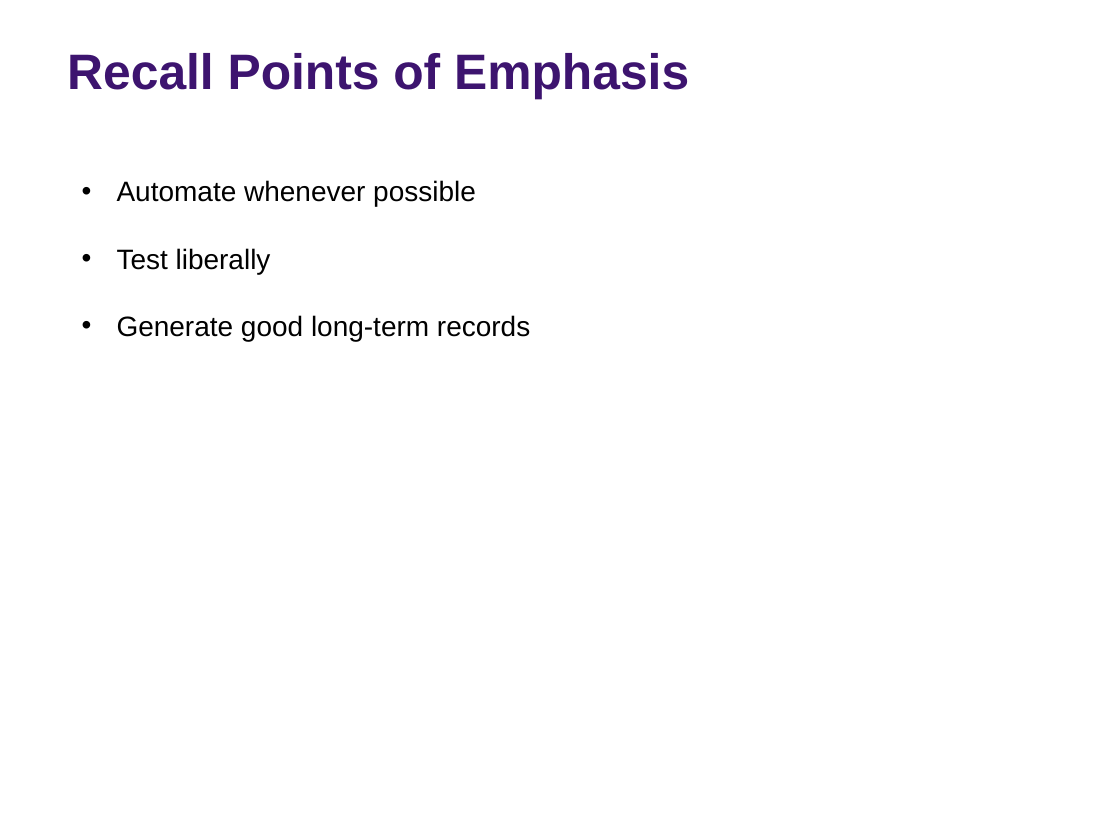
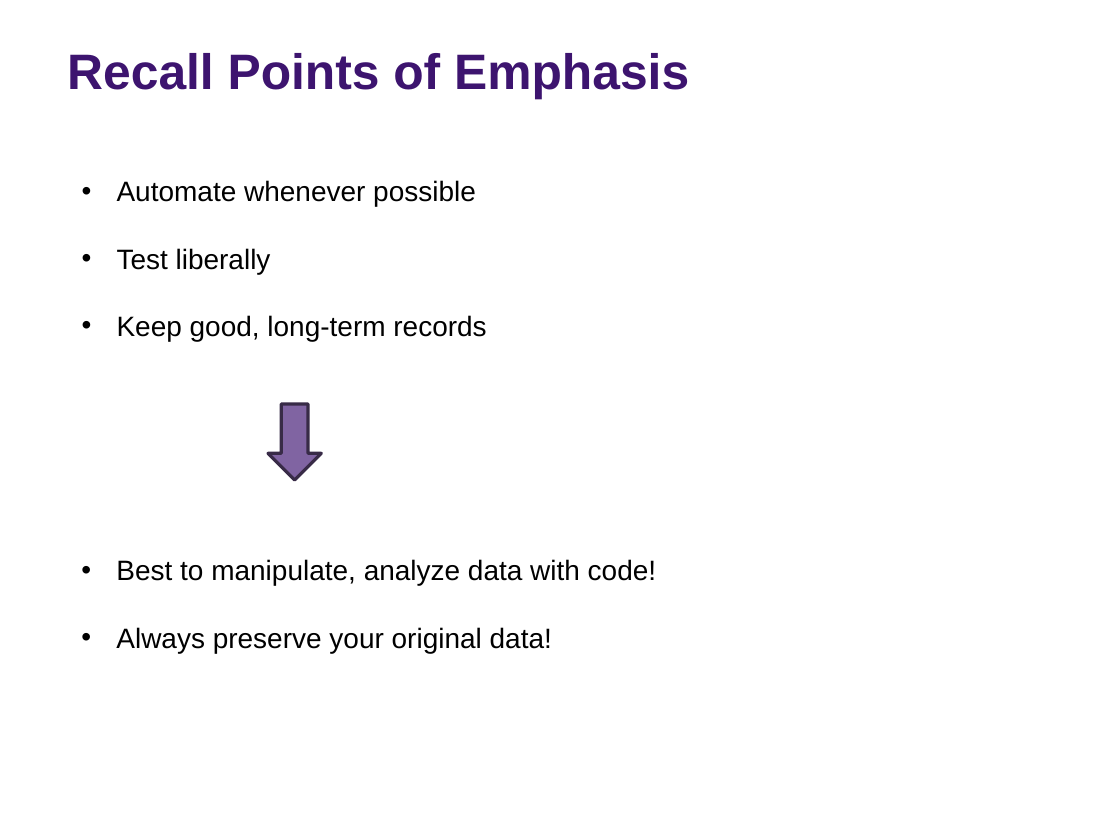
Before and after one commit to rs-kellogg/2023-phd-workshop, a slide deck: slide 15 of session-7-qualtrics/Session 7 - Qualtrics.pptx (slide 14 before the commit). Drawn at 1120x840 pixels with LibreOffice and Linux fonts; fonts in the diff are those of the drawing; background and template pictures are left out. Boxes give left, top, right and bottom in pixels: in the first picture for what was removed or moved away, otherwise in the second. Text is boxed around its words. In the diff, an @@ line names an element or a change of style, - is before the commit and + after.

```diff
--- a/session-7-qualtrics/Session 7 - Qualtrics.pptx
+++ b/session-7-qualtrics/Session 7 - Qualtrics.pptx
@@ text at [117, 315, 486, 341]: text changed @@
-• Generate good long-term records
+• Keep good, long-term records
@@ down arrow added at [268, 404, 321, 480], fill #8064A2, outline #382C47 2 pt @@
@@ text added at [116, 559, 656, 653], 18 pt, text #000000 @@
+• Best to manipulate, analyze data with code!
+• Always preserve your original data!
```
Also in this commit, not shown: 7 other slides changed, 6 slides added, 3 slides removed.
